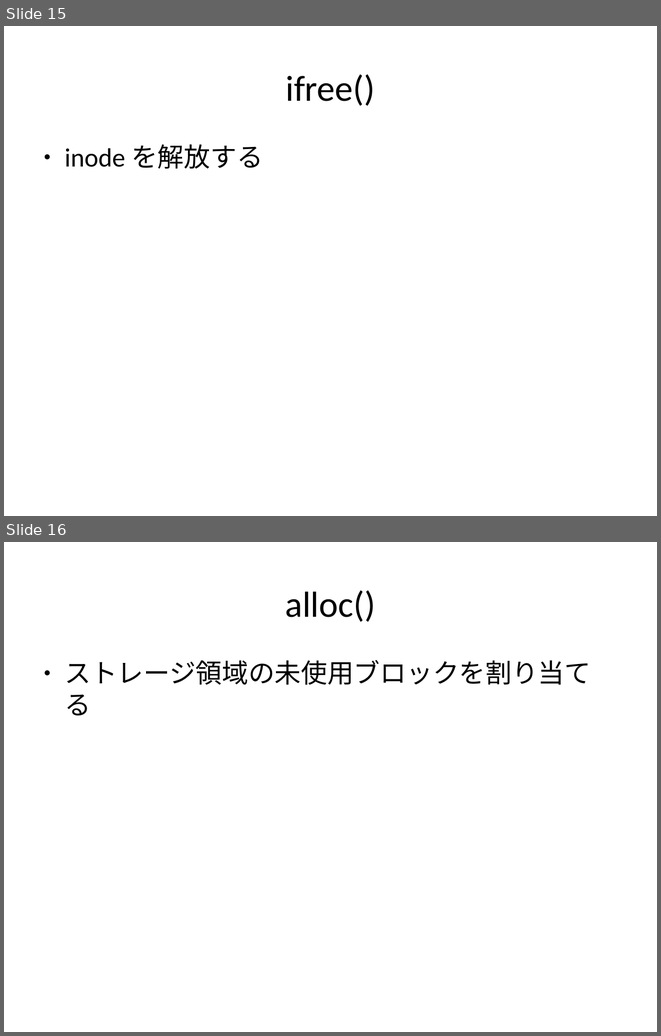
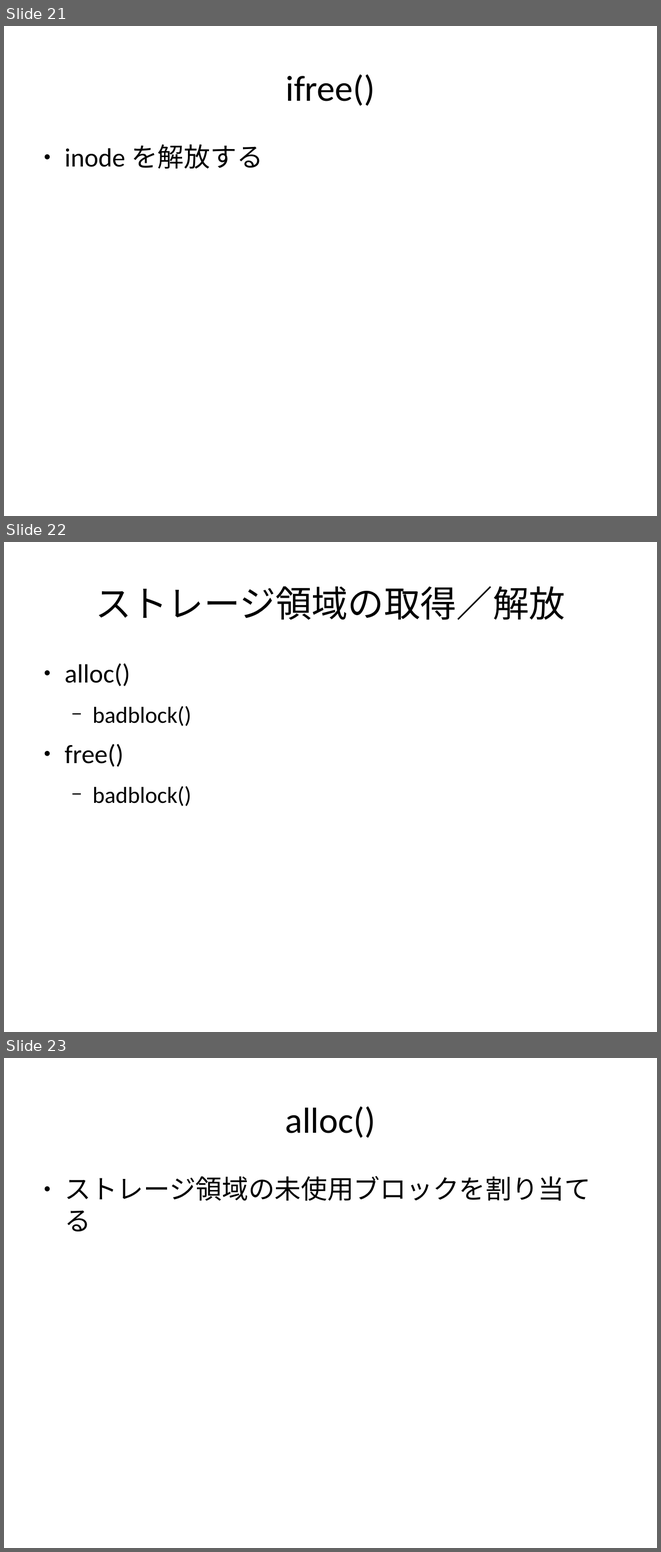
Before and after one commit to andromedroid/ame, a slide deck: doc/unix_v6/inode.odp. Shown one above the other, each under a label of ours: slides 15 and 16 before the commit, slides 21, 22 and 23 after it. The pictures are 661x1036 and 661x1552 pixels, drawn with LibreOffice and Linux fonts; fonts in the diff are those of the drawing. Boxes give left, top, right and bottom in pixels: in the first picture for what was removed or moved away, otherwise in the second. Text is boxed around its words. In the diff, an @@ line names an element or a change of style, - is before the commit and + after.

```diff
--- a/doc/unix_v6/inode.odp
+++ b/doc/unix_v6/inode.odp
@@ slide 22 added at box(4, 542, 657, 1032), background #FFFFFF @@
@@ title added at box(95, 586, 565, 620), 44 pt, text #000000 @@
+ストレージ領域の取得／解放
@@ text added at box(64, 663, 191, 806), 28 pt, text #000000 @@
+● alloc()
+  − badblock()
+● free()
+  − badblock()
@@ what was slide 15 is now slide 21 @@
@@ what was slide 16 is now slide 23 @@
```
Also in this commit, not shown: 10 slides changed, 7 other slides added, 2 slides removed.
